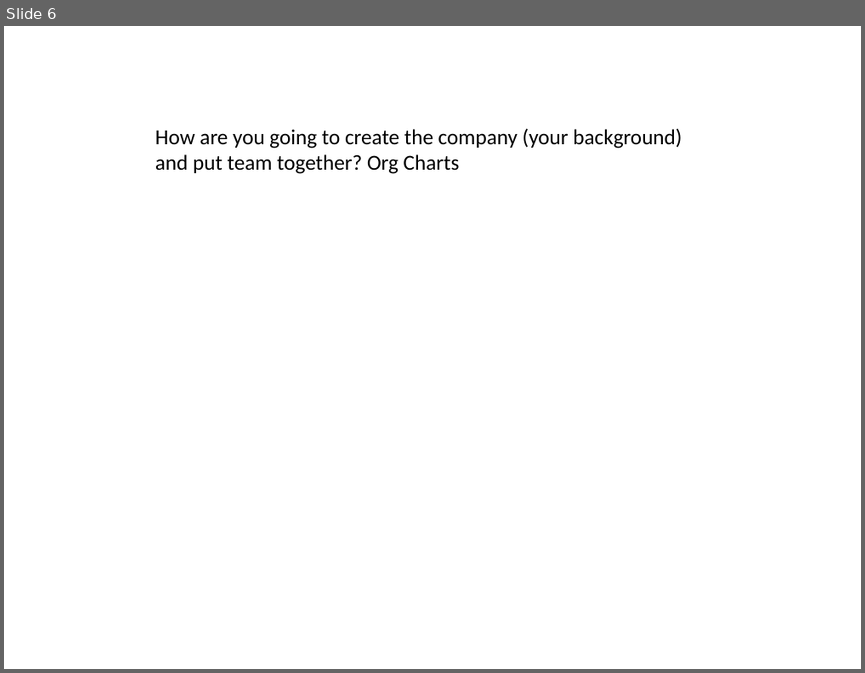
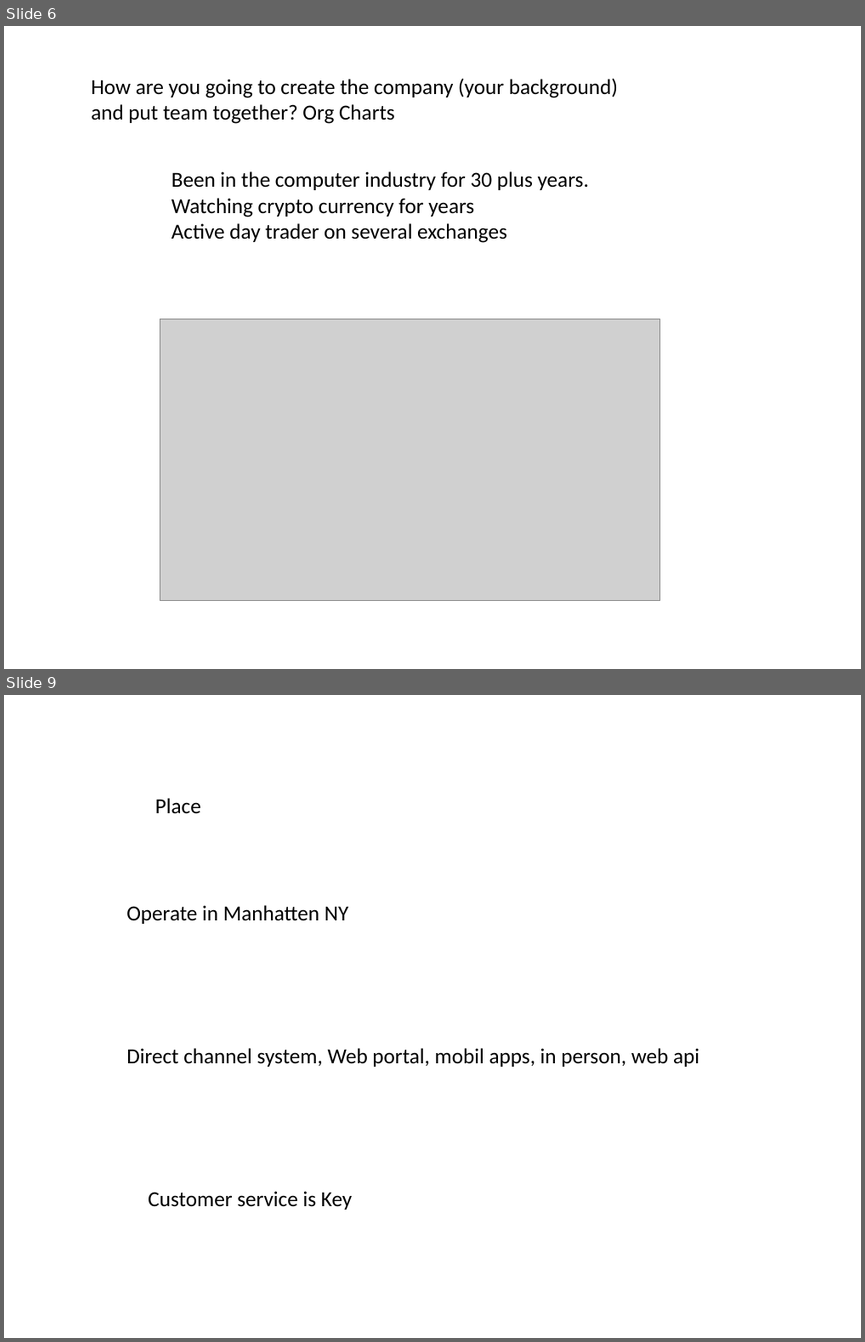
Before and after one commit to JamesLeB/Business, a slide deck: TODO/2-Monday/Presentation1.pptx. Shown one above the other, each under a label of ours: slide 6 before the commit, slides 6 and 9 after it; the slides between them are not shown. The pictures are 865x673 and 865x1342 pixels, drawn with LibreOffice and Linux fonts; fonts in the diff are those of the drawing; grey boxes stand for pictures. Boxes give left, top, right and bottom in pixels: in the first picture for what was removed or moved away, otherwise in the second. Text is boxed around its words. In the diff, an @@ line names an element or a change of style, - is before the commit and + after.

```diff
--- a/TODO/2-Monday/Presentation1.pptx
+++ b/TODO/2-Monday/Presentation1.pptx
@@ slide 9 added at box(4, 695, 861, 1338), background #FFFFFF @@
@@ text added at box(155, 798, 201, 813), 18 pt, text #000000 @@
+Place
@@ text added at box(126, 905, 349, 924), 18 pt, text #000000 @@
+Operate in Manhatten NY
@@ text added at box(126, 1048, 699, 1066), 18 pt, text #000000 @@
+Direct channel system, Web portal, mobil apps, in person, web api
@@ text added at box(148, 1191, 352, 1209), 18 pt, text #000000 @@
+Customer service is Key
@@ slide 6 changed as well @@
@@ text "How are you going to ...": place and size @@
-text "How are you going to ..." at box(155, 128, 681, 174)
+text "How are you going to ..." at box(91, 78, 618, 124)
@@ text added at box(171, 171, 589, 243), 18 pt, text #000000 @@
+Been in the computer industry for 30 plus years.
+Watching crypto currency for years
+Active day trader on several exchanges
@@ picture added at box(160, 319, 659, 600) @@
```
Also in this commit, not shown: 13 other slides changed, 1 slide removed, 2 other files.
